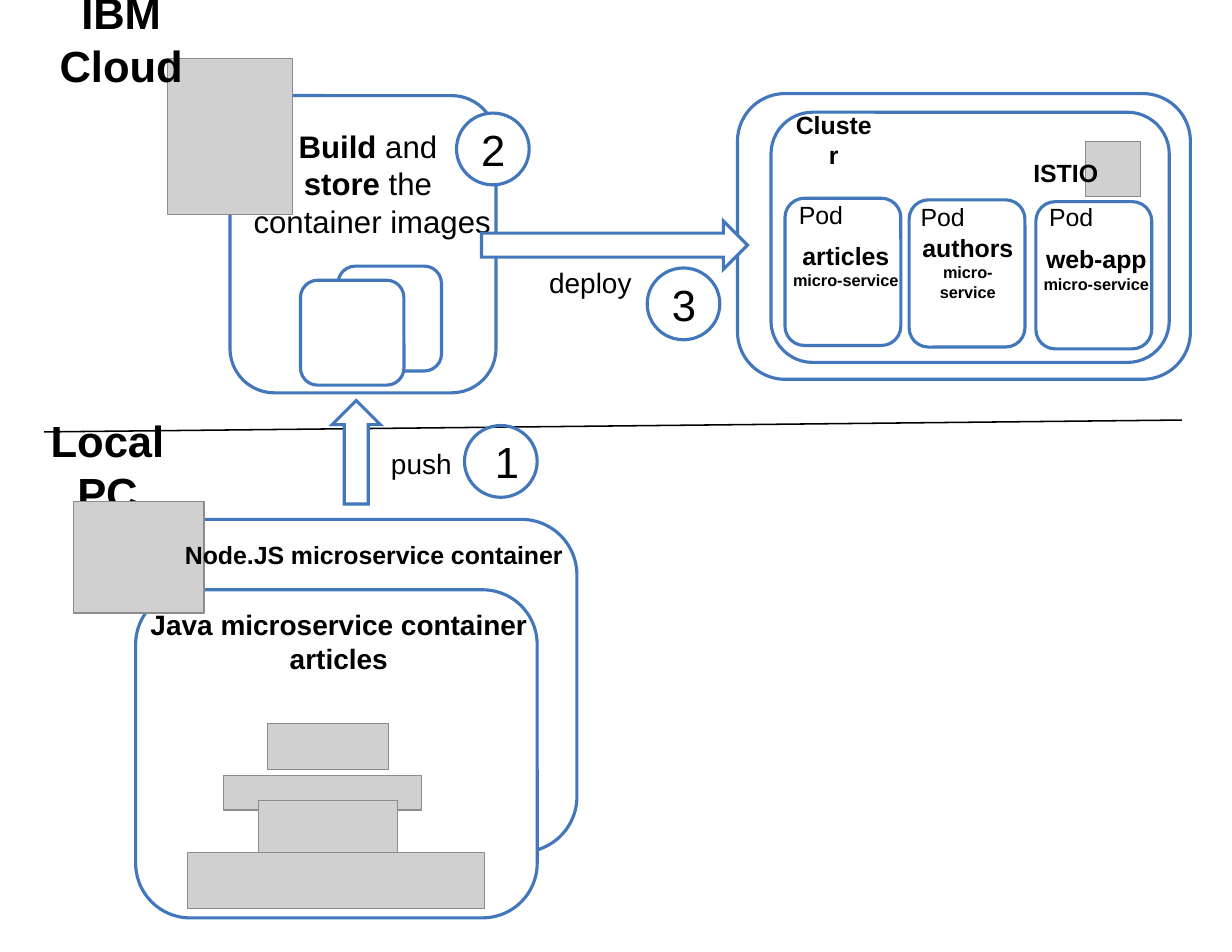
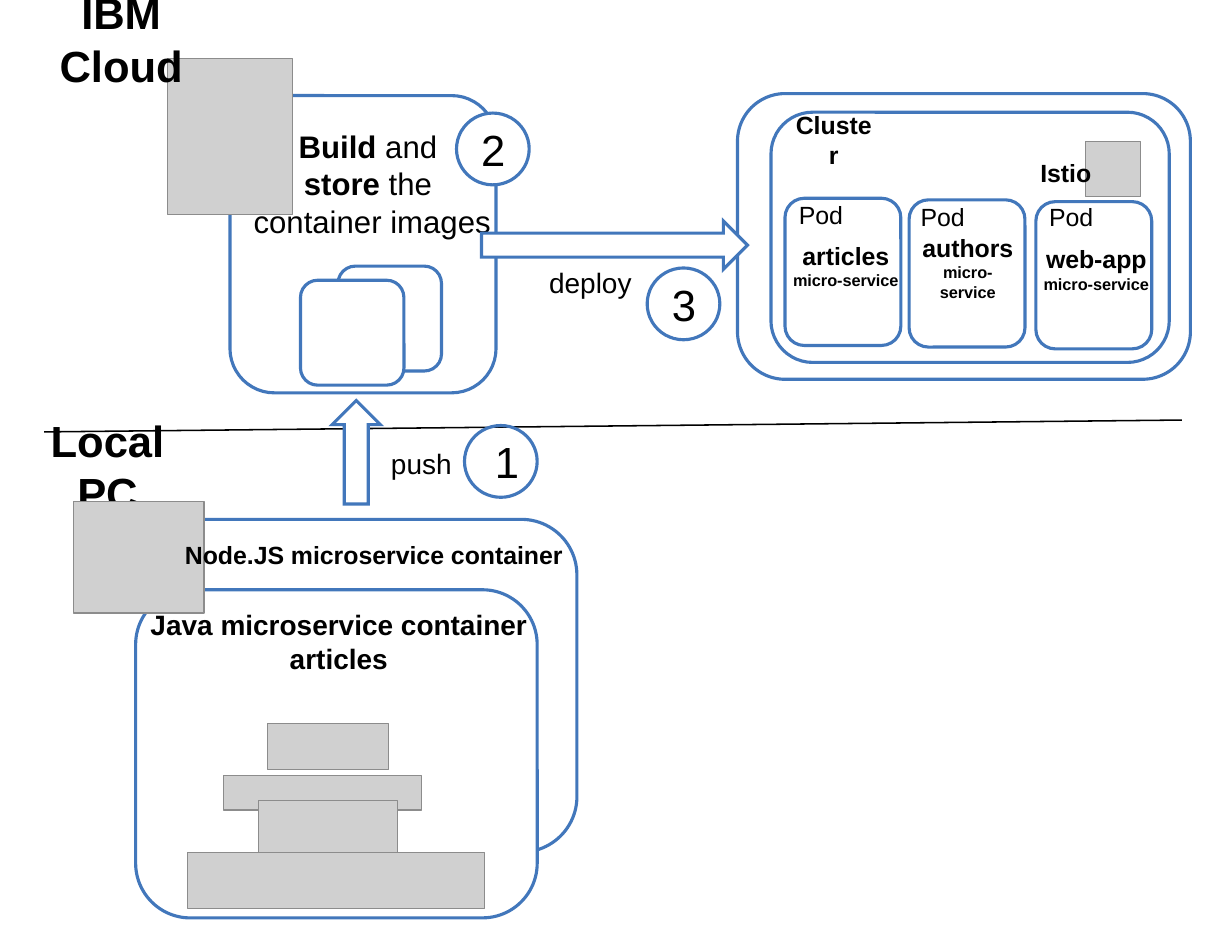
Before and after one commit to thomassuedbroecker/cloud-native-starter, a slide deck: slide 2 of workshop/images/architecture.pptx. Drawn at 1232x952 pixels with LibreOffice and Linux fonts; fonts in the diff are those of the drawing; grey boxes stand for pictures. Boxes give left, top, right and bottom in pixels: in the first picture for what was removed or moved away, otherwise in the second. Text is boxed around its words. In the diff, an @@ line names an element or a change of style, - is before the commit and + after.

```diff
--- a/workshop/images/architecture.pptx
+++ b/workshop/images/architecture.pptx
@@ text at (1040, 162, 1091, 188): text changed @@
-ISTIO
+Istio
```
Also in this commit, not shown: 1 other slide changed, 2 other files.
